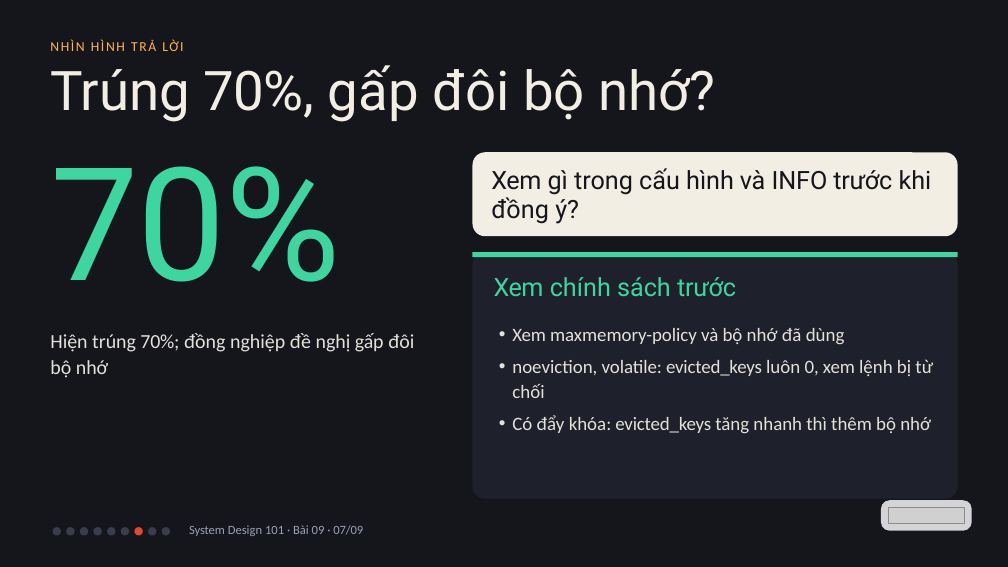
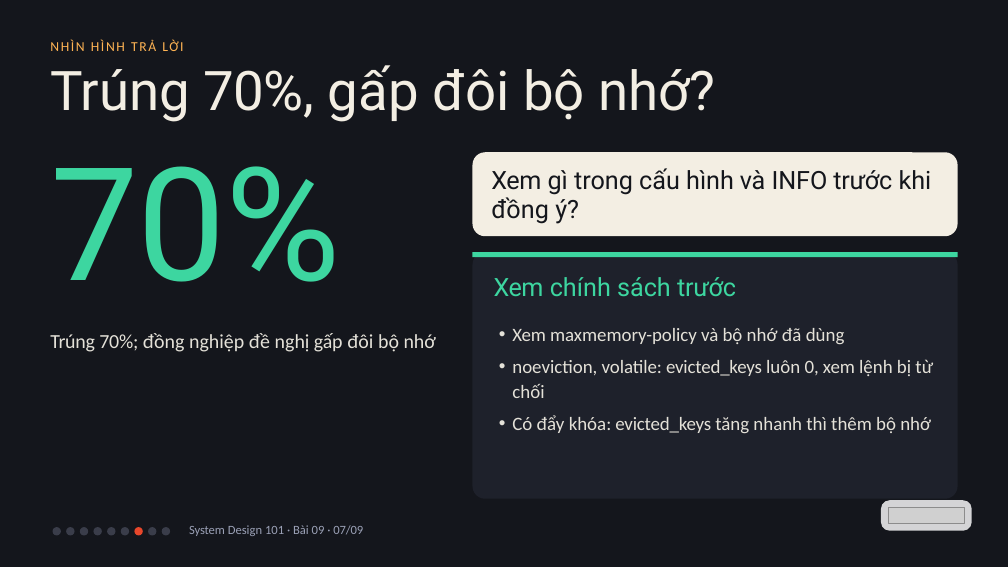
Before and after one commit to vohoailinh90/tool-marketing-studio, a slide deck: slide 7 of system-design-101/vi/lessons/sd-06-009/slides/sd-06-009.pptx. Drawn at 1008x567 pixels with LibreOffice and Linux fonts; fonts in the diff are those of the drawing; grey boxes stand for pictures. Boxes give left, top, right and bottom in pixels: in the first picture for what was removed or moved away, otherwise in the second. Text is boxed around its words. In the diff, an @@ line names an element or a change of style, - is before the commit and + after.

```diff
--- a/system-design-101/vi/lessons/sd-06-009/slides/sd-06-009.pptx
+++ b/system-design-101/vi/lessons/sd-06-009/slides/sd-06-009.pptx
@@ text at bbox=[50, 333, 436, 352]: text changed @@
-Hiện trúng 70%; đồng nghiệp đề nghị gấp đôi bộ nhớ
+Trúng 70%; đồng nghiệp đề nghị gấp đôi bộ nhớ
```
Also in this commit, not shown: 1 other slide changed, 3 other files.
